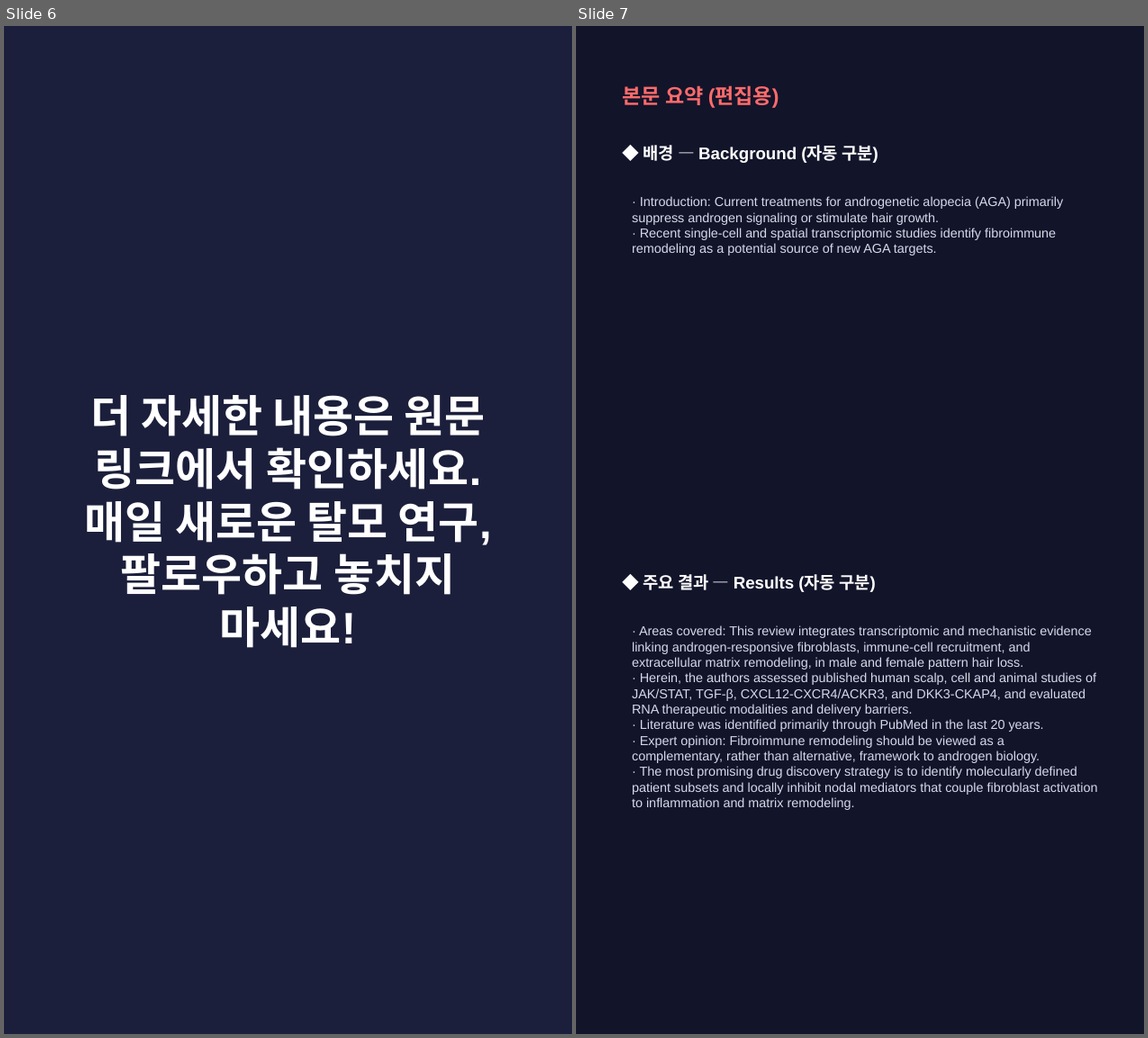
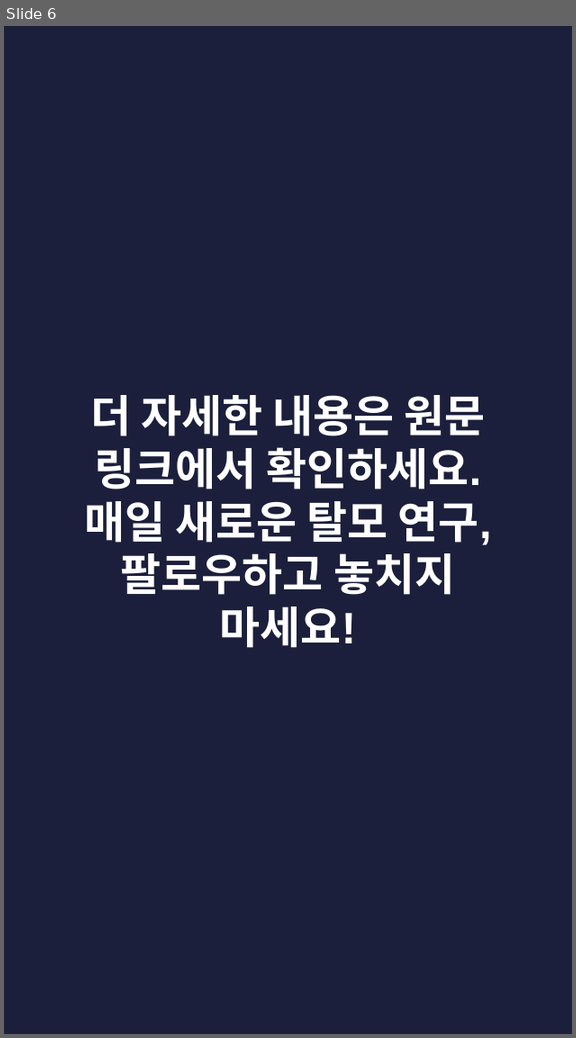
Before and after one commit to hyokang2010-BJ-ANTH/product-builder-test, a slide deck: pwa/data/latest/slides.pptx. Shown side by side, each under a label of ours: slides 6 and 7 before the commit, slide 6 after it. The pictures are 1148x1038 and 576x1038 pixels, drawn with LibreOffice and Linux fonts; fonts in the diff are those of the drawing. Boxes give left, top, right and bottom in pixels: in the first picture for what was removed or moved away, otherwise in the second. Text is boxed around its words. In the diff, an @@ line names an element or a change of style, - is before the commit and + after.

```diff
--- a/pwa/data/latest/slides.pptx
+++ b/pwa/data/latest/slides.pptx
@@ slide 7 removed at (576,26,1144,1034), background #12142A @@
@@ text removed at (623,85,779,108) @@
-본문 요약 (편집용)
@@ text removed at (644,145,878,163) @@
-◆ 배경 — Background (자동 구분)
@@ text removed at (632,196,1063,256) @@
-· Introduction: Current treatments for androgenetic alopecia (AGA) primarily suppress androgen signaling or stimulate hair growth.
-· Recent single-cell and spatial transcriptomic studies identify fibroimmune remodeling as a potential source of new AGA targets.
@@ text removed at (644,574,876,592) @@
-◆ 주요 결과 — Results (자동 구분)
@@ text removed at (632,625,1098,810) @@
-· Areas covered: This review integrates transcriptomic and mechanistic evidence linking androgen-responsive fibroblasts, immune-cell recruitment, and extracellular matrix remodeling, in male and female pattern hair loss.
-· Herein, the authors assessed published human scalp, cell and animal studies of JAK/STAT, TGF-β, CXCL12-CXCR4/ACKR3, and DKK3-CKAP4, and evaluated RNA therapeutic modalities and delivery barriers.
-· Literature was identified primarily through PubMed in the last 20 years.
-· Expert opinion: Fibroimmune remodeling should be viewed as a complementary, rather than alternative, framework to androgen biology.
-· The most promising drug discovery strategy is to identify molecularly defined patient subsets and locally inhibit nodal mediators that couple fibroblast activation to inflammation and matrix remodeling.
```
Also in this commit, not shown: 2 slides changed, 4 slides added, 4 other slides removed, 26 other files.
